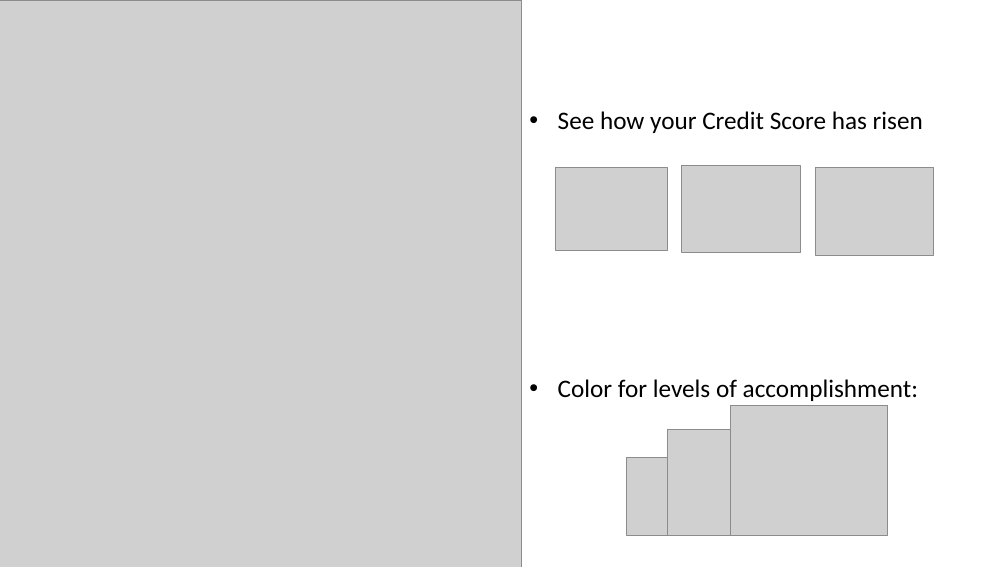
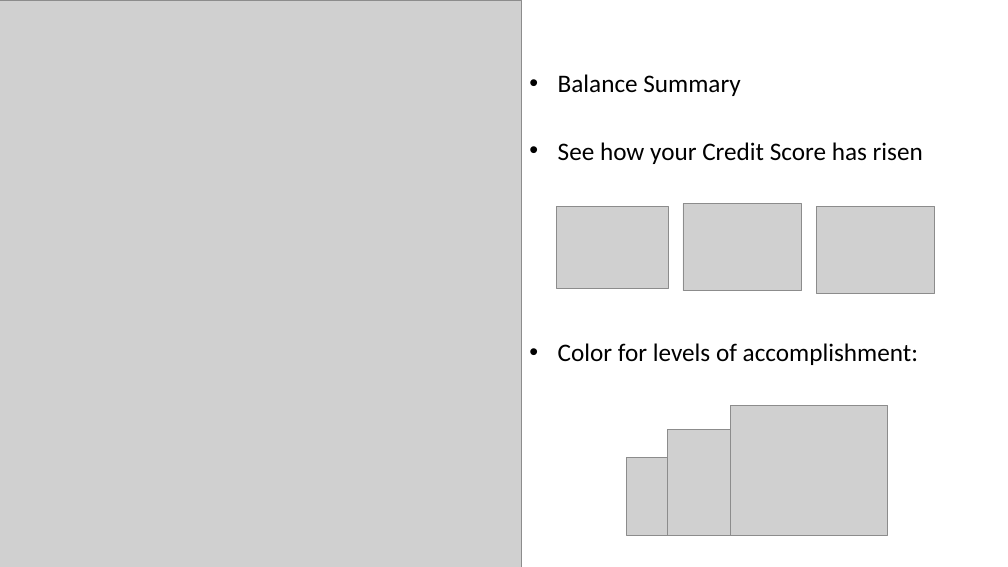
Before and after one commit to Columbus19/team-6, a slide deck: slide 5 of Aprien_Group _6.pptx (slide 6 before the commit). Drawn at 1008x567 pixels with LibreOffice and Linux fonts; fonts in the diff are those of the drawing; grey boxes stand for pictures; background and template pictures are left out. Boxes give left, top, right and bottom in pixels: in the first picture for what was removed or moved away, otherwise in the second. Text is boxed around its words. In the diff, an @@ line names an element or a change of style, - is before the commit and + after.

```diff
--- a/Aprien_Group _6.pptx
+++ b/Aprien_Group _6.pptx
@@ text at bbox=[558, 74, 740, 96]: paragraph added @@
+• Balance Summary
@@ picture: place and size @@
-picture at bbox=[555, 168, 667, 250]
+picture at bbox=[557, 206, 668, 289]
@@ picture: place and size @@
-picture at bbox=[682, 166, 801, 253]
+picture at bbox=[683, 203, 802, 290]
@@ picture: place and size @@
-picture at bbox=[815, 168, 934, 255]
+picture at bbox=[817, 206, 935, 293]
```
Also in this commit, not shown: 3 other slides changed, 4 slides added, 3 slides removed.
